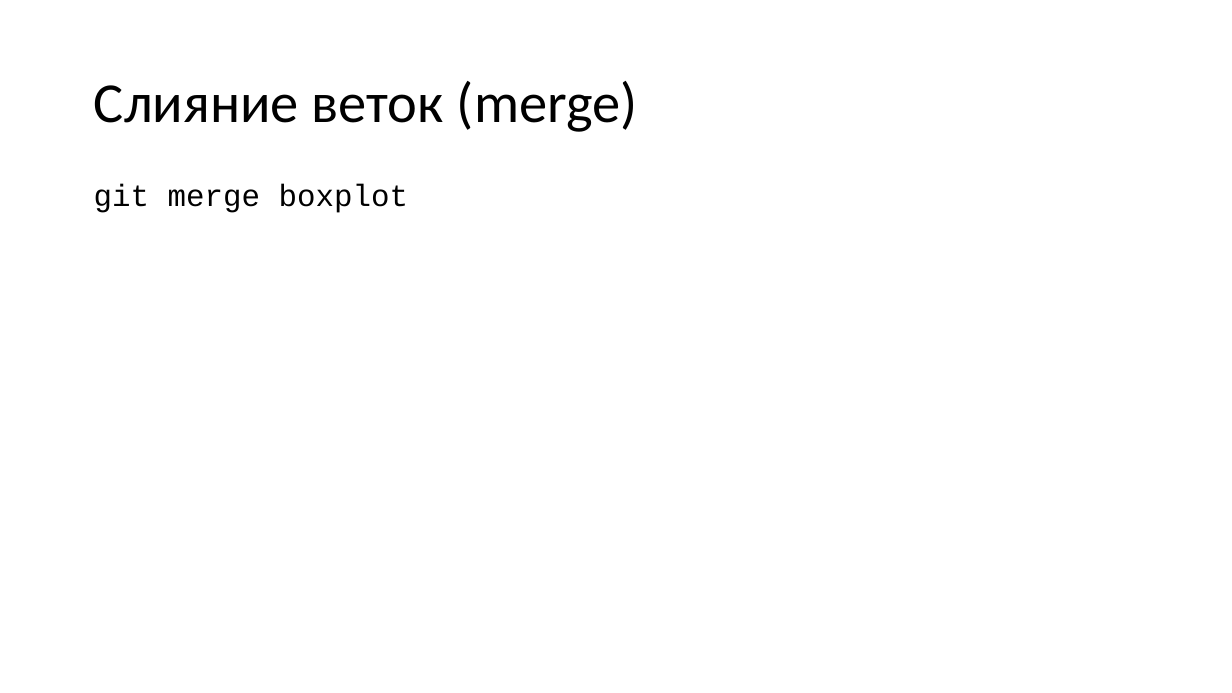
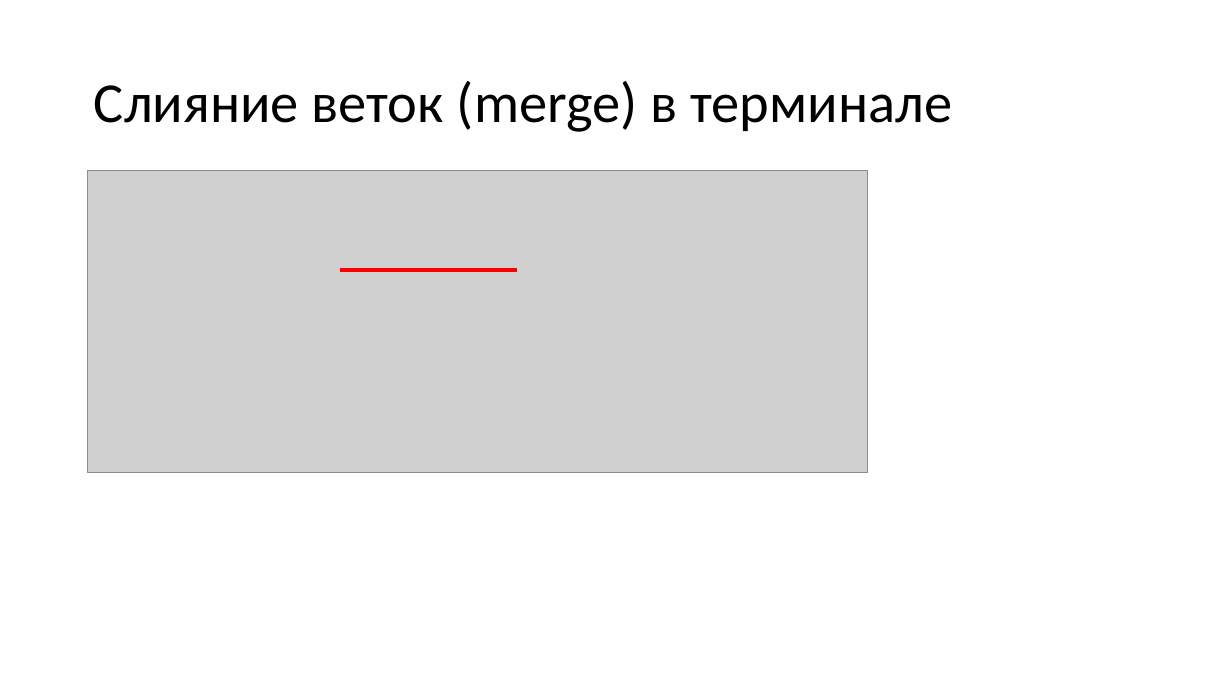
Before and after one commit to yoursdearboy/git-101, a slide deck: slide 40 of basic2.pptx (slide 37 before the commit). Drawn at 1232x693 pixels with LibreOffice and Linux fonts; fonts in the diff are those of the drawing; grey boxes stand for pictures. Boxes give left, top, right and bottom in pixels: in the first picture for what was removed or moved away, otherwise in the second. Text is boxed around its words. In the diff, an @@ line names an element or a change of style, - is before the commit and + after.

```diff
--- a/basic2.pptx
+++ b/basic2.pptx
@@ title at box(94, 81, 952, 132): text changed @@
-Слияние веток (merge)
+Слияние веток (merge) в терминале
@@ picture added at box(88, 171, 867, 472) @@
@@ text removed at box(94, 184, 408, 213) @@
-git merge boxplot
@@ line added from (340, 270) to (518, 270), #FF0000 3 pt @@
```
Also in this commit, not shown: 9 other slides changed, 13 slides added, 12 slides removed.
